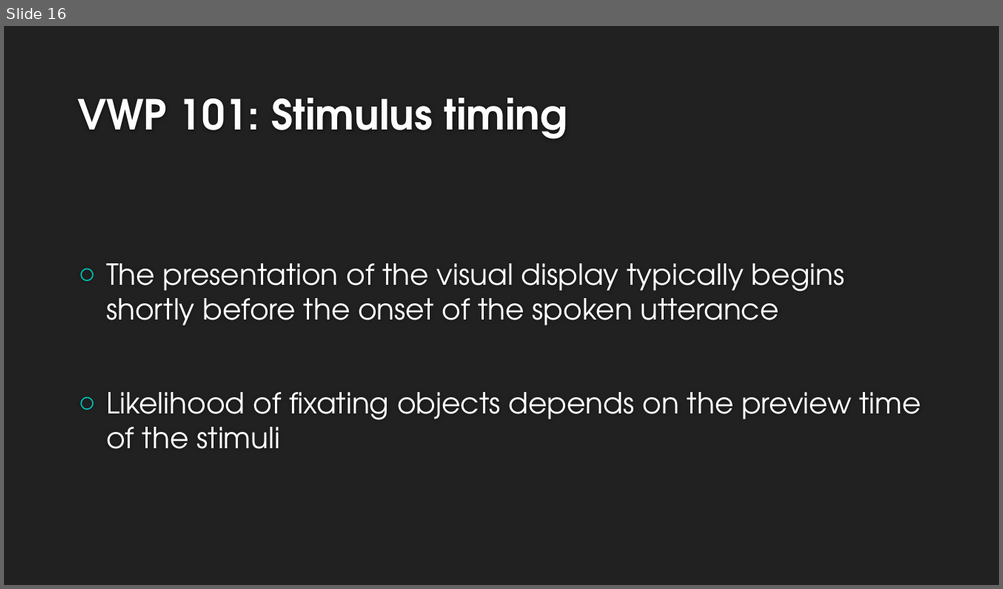
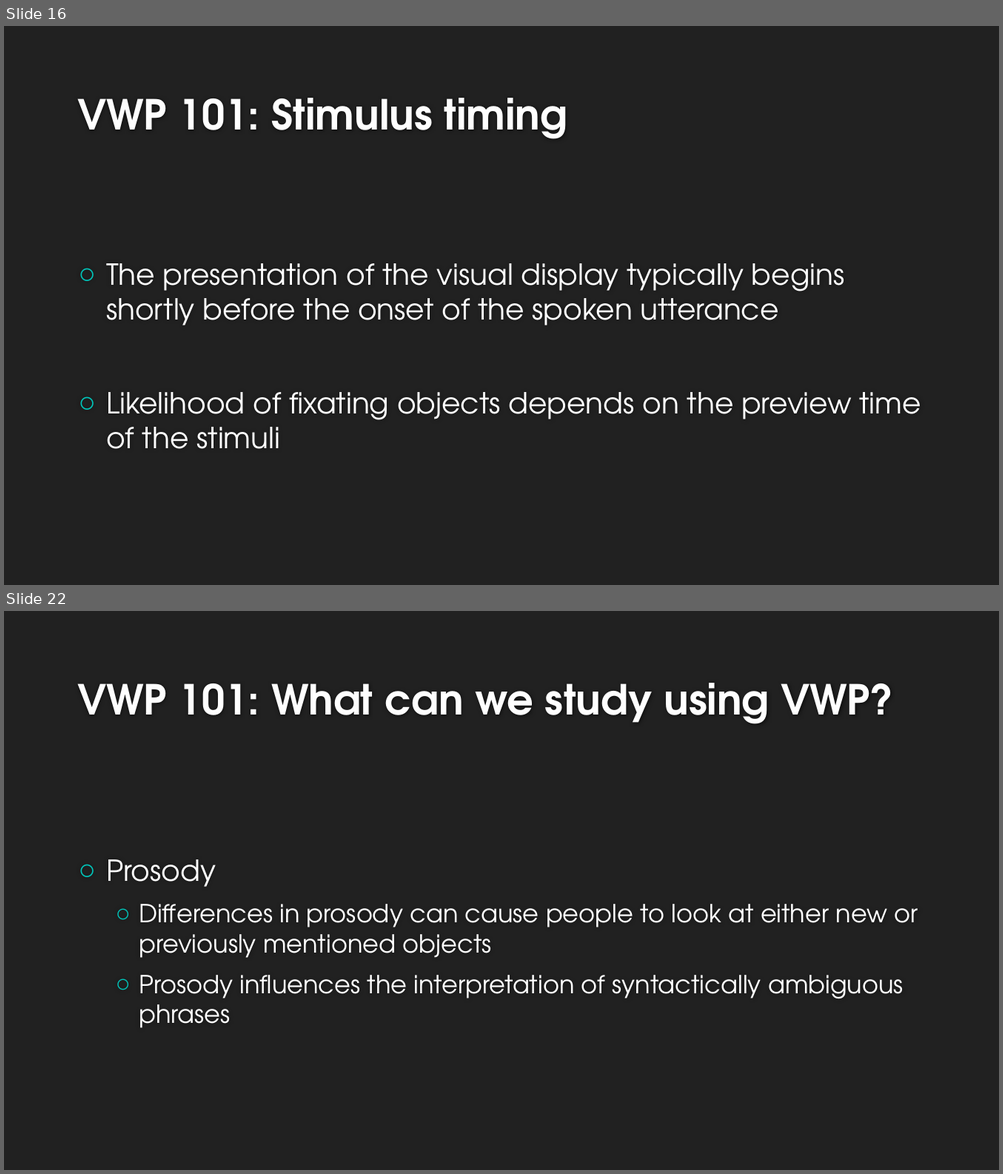
Before and after one commit to allisoct/ETLR23-24, a slide deck: slides/Day3.pptx. Shown one above the other, each under a label of ours: slide 16 before the commit, slides 16 and 22 after it; the slides between them are not shown. The pictures are 1003x589 and 1003x1174 pixels, drawn with LibreOffice and Linux fonts; fonts in the diff are those of the drawing; background and template pictures are left out. Boxes give left, top, right and bottom in pixels: in the first picture for what was removed or moved away, otherwise in the second. Text is boxed around its words. In the diff, an @@ line names an element or a change of style, - is before the commit and + after.

```diff
--- a/slides/Day3.pptx
+++ b/slides/Day3.pptx
@@ slide 22 added at [4, 611, 999, 1170], background #212121 @@
@@ title added at [77, 683, 893, 724], 40 pt, text #FEFEFE, bold @@
+VWP 101: What can we study using VWP?
@@ text added at [106, 860, 918, 1028], 24 pt, text #FFFFFF @@
+○ Prosody
+  ○ Differences in prosody can cause people to look at either new or previously mentioned objects
+  ○ Prosody influences the interpretation of syntactically ambiguous phrases
```
Also in this commit, not shown: 2 slides changed, 15 other slides added, 1 slide removed.
